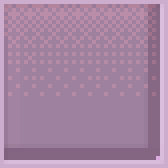
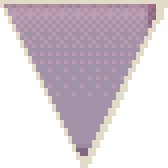
Two versions of the same layered image (168px x 168px). Layer-by-layer changes:
added layer "Triangle Outline" above "Triangle" over left=0, top=0, right=168, bottom=168
added layer "Triangle" above "Block Broken 1.png" over left=0, top=0, right=168, bottom=168
hid "Outline" over left=0, top=0, right=168, bottom=168
hid "Block Square.png", moved it above "parallax-mountain-bg.png copy" over left=0, top=0, right=168, bottom=168
hid "parallax-mountain-bg.png" over left=0, top=0, right=168, bottom=168
